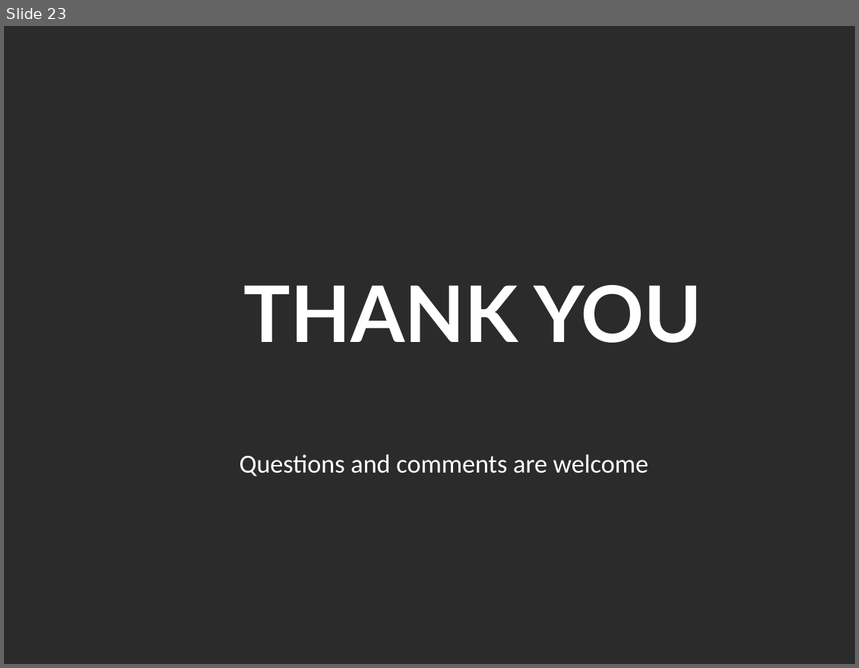
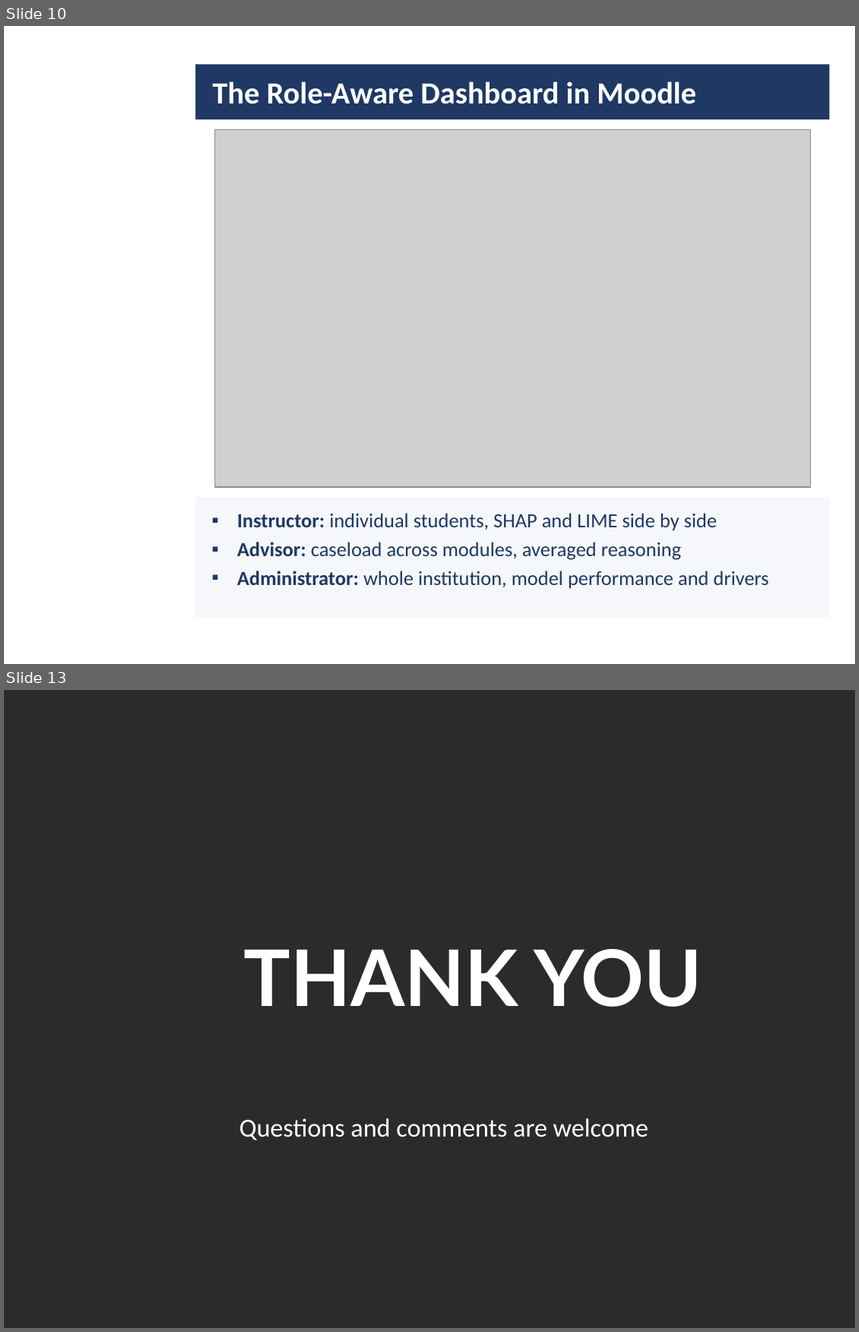
Before and after one commit to daniel-larry/python-run-result, a slide deck: Internal_Defense_Presentation.pptx. Shown one above the other, each under a label of ours: slide 23 before the commit, slides 10 and 13 after it; the slides between them are not shown. The pictures are 859x668 and 859x1332 pixels, drawn with LibreOffice and Linux fonts; fonts in the diff are those of the drawing; grey boxes stand for pictures; background and template pictures are left out; a plain dark background stands for a picture behind light text. Boxes give left, top, right and bottom in pixels: in the first picture for what was removed or moved away, otherwise in the second. Text is boxed around its words. In the diff, an @@ line names an element or a change of style, - is before the commit and + after.

```diff
--- a/Internal_Defense_Presentation.pptx
+++ b/Internal_Defense_Presentation.pptx
@@ slide 10 added at box(4, 26, 855, 664), background picture (left out) @@
@@ rectangle added at box(196, 64, 829, 119), fill #1F3864 @@
@@ title added at box(212, 81, 696, 104), 26 pt, text #FFFFFF, bold @@
+The Role-Aware Dashboard in Moodle
@@ picture added at box(215, 130, 811, 487) @@
@@ rectangle added at box(196, 497, 829, 617), fill #F5F7FA @@
@@ text added at box(237, 513, 769, 589), 17 pt, text #1F3864 @@
+▪ Instructor: individual students, SHAP and LIME side by side
+▪ Advisor: caseload across modules, averaged reasoning
+▪ Administrator: whole institution, model performance and drivers
@@ what was slide 23 is now slide 13 @@
```
Also in this commit, not shown: 4 slides changed, 7 other slides added, 18 slides removed.
